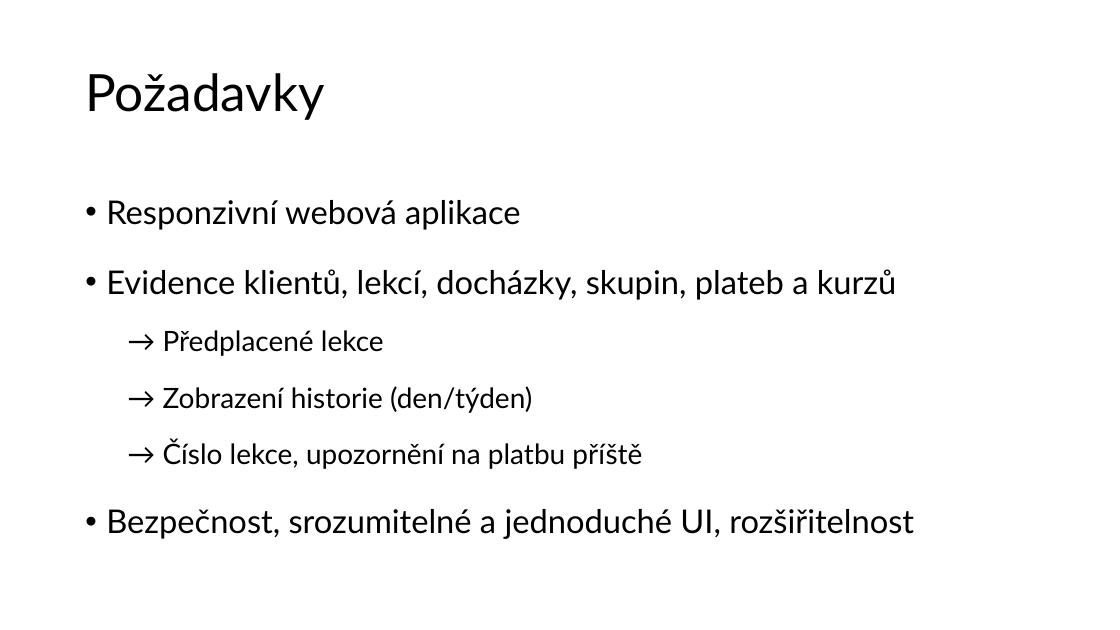
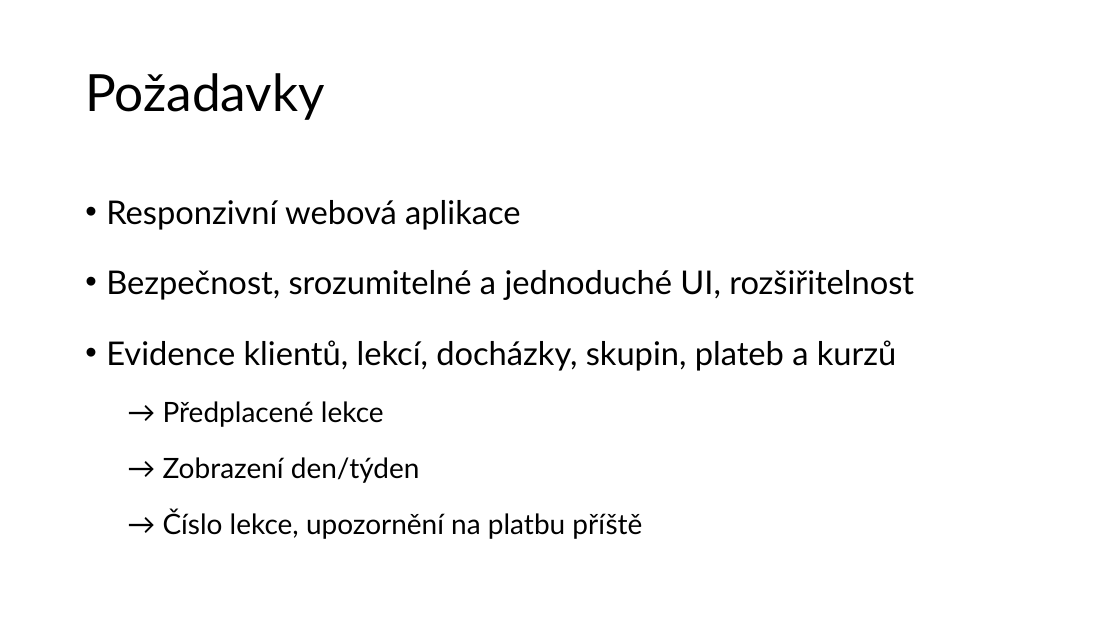
Before and after one commit to rodlukas/bachelors-thesis, a slide deck: slide 5 of prezentace/DPR prezentace.pptx. Drawn at 1120x630 pixels with LibreOffice and Linux fonts; fonts in the diff are those of the drawing. Boxes give left, top, right and bottom in pixels: in the first picture for what was removed or moved away, otherwise in the second. Text is boxed around its words. In the diff, an @@ line names an element or a change of style, - is before the commit and + after.

```diff
--- a/prezentace/DPR prezentace.pptx
+++ b/prezentace/DPR prezentace.pptx
@@ text at box(106, 270, 914, 300): paragraph added @@
+• Bezpečnost, srozumitelné a jednoduché UI, rozšiřitelnost
@@ text at box(163, 457, 420, 483): text changed @@
-  → Zobrazení historie (den/týden)
+  → Zobrazení den/týden
@@ text at box(106, 509, 914, 539): paragraph removed @@
-• Bezpečnost, srozumitelné a jednoduché UI, rozšiřitelnost
```
Also in this commit, not shown: 1 other slide changed, 1 other file.
